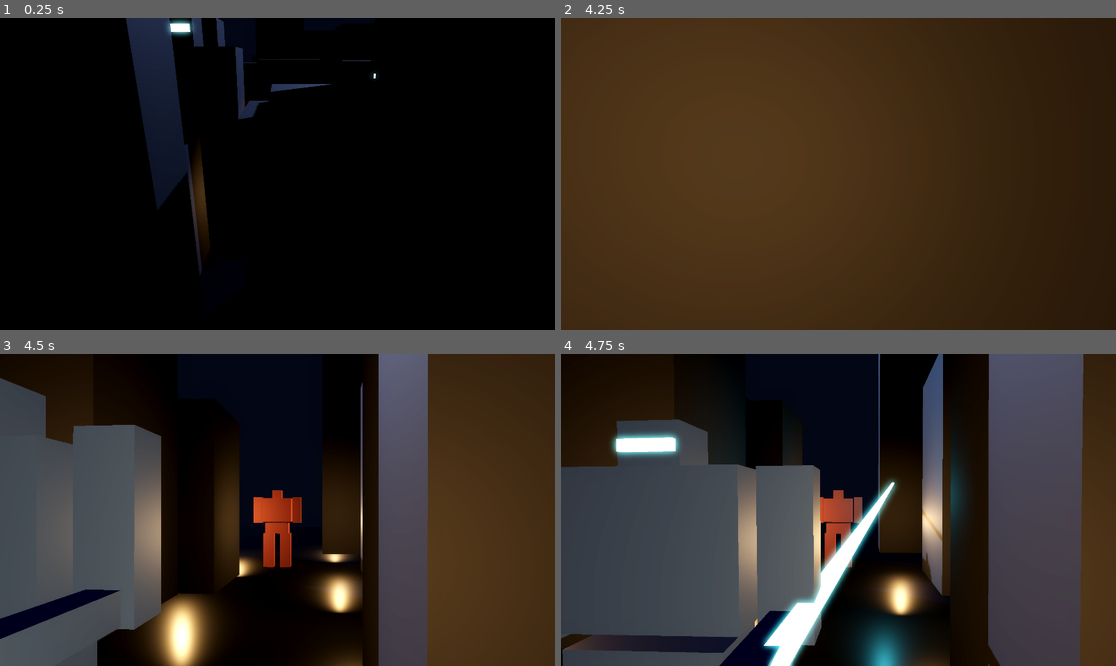
Above: before the commit, frames 1-4 (two rows, left to right).
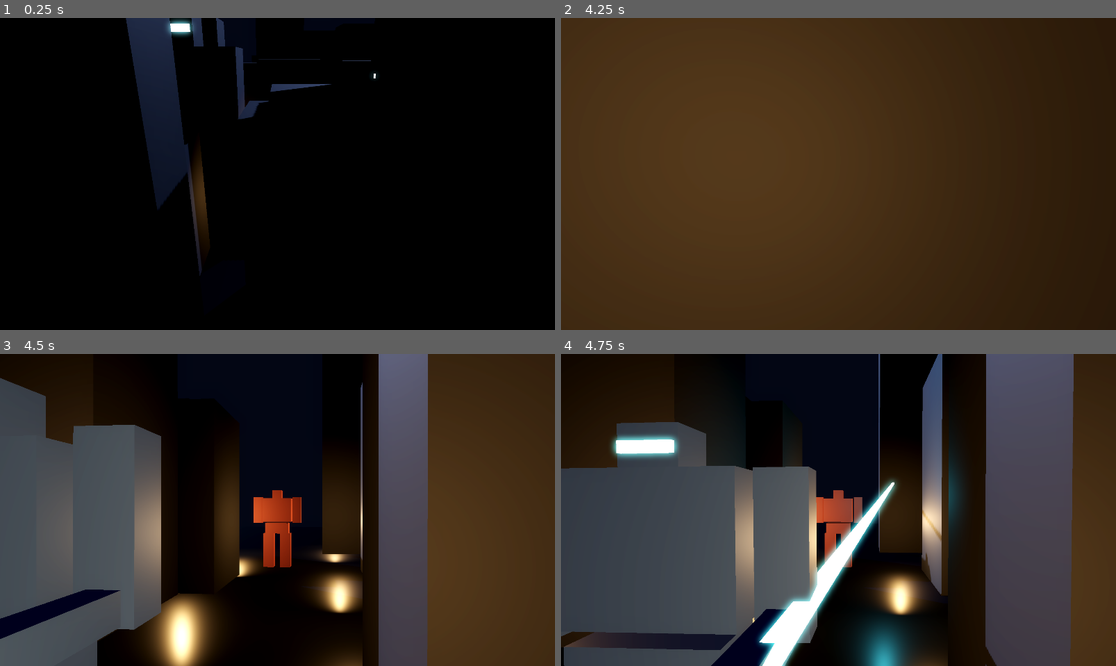
Above: after the commit, the same moments.

Repository: yankeeangelonero-hub/Gundamu-War
Game: Godot game, scene res://scenes/main.tscn
Two runs of this game, one before a commit and one after it. Both use one fixed random seed, a clock stepped at 60 frames per second and the inputs below.
Inputs:
- Up to frame 1 (0.25 s): no input
- Up to frame 2 (4.25 s): tap Enter at 0.5 s
- Up to frame 3 (4.5 s): no input
- Up to frame 4 (4.75 s): no input

Frames 1-3 are identical in both runs. In frame 4, 7.1% of the frame differs, in the area x 0-95%, y 0-100%.

Commit message:
feat(spike): director variant loader (--director=<name>), cinematic = base grammar

Diff:
--- /dev/null
+++ b/godot_director_spike/scripts/directors/cinematic.gd
@@ -0,0 +1,2 @@
+extends "res://scripts/director.gd"
+## Variant 1 — Cinematic Director: the base grammar unchanged.
--- a/godot_director_spike/scripts/main.gd
+++ b/godot_director_spike/scripts/main.gd
@@ -2,7 +2,6 @@
 
 const CityBuilder := preload("res://scripts/city_builder.gd")
 const MechActor := preload("res://scripts/mech_actor.gd")
-const Director := preload("res://scripts/director.gd")
 const FightLog := preload("res://scripts/fight_log.gd")
 const Garnish := preload("res://scripts/garnish.gd")
 const SpikeAudio := preload("res://scripts/spike_audio.gd")
@@ -19,6 +18,16 @@
 		_fps_samples.append(Performance.get_monitor(Performance.TIME_FPS))
 
 func _ready() -> void:
+	var director_name := "cinematic"
+	for arg in OS.get_cmdline_user_args():
+		if arg.begins_with("--director="):
+			director_name = arg.trim_prefix("--director=")
+	var director_path := "res://scripts/directors/%s.gd" % director_name
+	if not ResourceLoader.exists(director_path):
+		push_error("Unknown director variant '%s': %s does not exist" % [director_name, director_path])
+		get_tree().quit(1)
+		return
+	var DirectorScript: GDScript = load(director_path)
 	CityBuilder.build_environment(self)
 	CityBuilder.build(self)
 	mech_a = MechActor.new()
@@ -41,8 +50,8 @@
 		await get_tree().create_timer(2.0).timeout
 		var img := get_viewport().get_texture().get_image()
 		DirAccess.make_dir_recursive_absolute("res://tmp")
-		img.save_png("res://tmp/still.png")
-		print("still saved")
+		img.save_png("res://tmp/still_%s.png" % director_name)
+		print("still saved: tmp/still_%s.png" % director_name)
 		get_tree().quit()
 		return
 	var layer := CanvasLayer.new()
@@ -53,8 +62,8 @@
 	layer.add_child(_fade)
 	var events := FightLog.load_events("res://data/fight_log.json")
 	var dur := FightLog.duration_sec(events)
-	var shots := Director.build_shot_list(events, dur)
-	director = Director.new()
+	var shots: Array = DirectorScript.build_shot_list(events, dur)
+	director = DirectorScript.new()
 	add_child(director)
 	director.start(events, shots, camera, {"A": mech_a, "B": mech_b}, dur)
 	var garnish := Garnish.new()
--- a/godot_director_spike/tests/director_check.gd
+++ b/godot_director_spike/tests/director_check.gd
@@ -13,6 +13,7 @@
 func _initialize() -> void:
 	_check_fight_log()
 	_check_shot_list()
+	_check_variant_loader()
 	print("---- %s" % ("ALL PASS" if fails == 0 else "%d FAILURES" % fails))
 	quit(0 if fails == 0 else 1)
 
@@ -82,3 +83,22 @@
 	check(shots[-1].mode == "orbit", "final shot is the wreck orbit")
 	var normal := shots.filter(func(s): return s.mode != "killcam")
 	check(normal.all(func(s): return absf(float(s.time_scale) - 1.0) < 0.001), "only killcam changes time_scale")
+
+func _check_variant_loader() -> void:
+	var FightLog := load("res://scripts/fight_log.gd")
+	var Director := load("res://scripts/director.gd")
+	var Cinematic := load("res://scripts/directors/cinematic.gd")
+	check(Cinematic != null, "cinematic variant script loads")
+	var events: Array = FightLog.load_events("res://data/fight_log.json")
+	var dur: float = FightLog.duration_sec(events)
+	var base: Array = Director.build_shot_list(events, dur)
+	var variant: Array = Cinematic.build_shot_list(events, dur)
+	check(variant.size() == base.size(), "cinematic shot list same size as base (%d vs %d)" % [variant.size(), base.size()])
+	var same := variant.size() == base.size()
+	if same:
+		for i in base.size():
+			if variant[i].mode != base[i].mode \
+					or absf(float(variant[i].t0) - float(base[i].t0)) > 0.001 \
+					or absf(float(variant[i].t1) - float(base[i].t1)) > 0.001:
+				same = false
+	check(same, "cinematic shot list identical to base (modes in order, t0/t1 within 0.001)")
